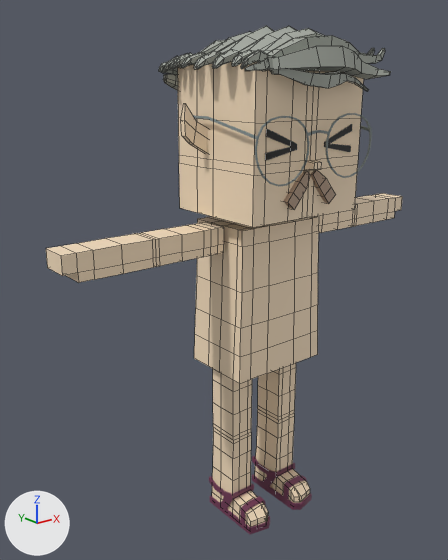
Two versions of the FBX model mustachiorascals/fbx/0027944d-221e-4fa2-9095-bbf32d4f9573.fbx, one commit apart.
Camera for both pictures: a camera (50 mm lens) standing at (-0.0238, -0.0254, 0.0262) and looking at (-0.0018, 0.0021, 0.0152). The axes (+X, +Y, +Z) are drawn at lower left. The lights are the same throughout. Mesh edges are drawn as thin lines on the coarser meshes. Where no turn or scale is listed for an object, it has been applied to the vertices.

Before the edit, the objects in view are built like this:
```python
me_mesh_002 = bpy.data.meshes.new('Mesh.002')
me_mesh_002.from_pydata(...)  # 124 vertices, 120 faces; spans x -0.00385..0.00386, y -0.00334..0.00364, z 0.01806..0.0274
me_mesh_002.materials.append(mat_skin)  # beige #f9e1c1
me_mesh_007 = bpy.data.meshes.new('Mesh.007')
me_mesh_007.from_pydata(...)  # 450 vertices, 458 faces; spans x -0.00279..0.00279, y -0.00187..0.00248, z -0.00014..0.00176
me_mesh_007.materials.append(mat_footwear_black)  # brown #703553
me_mesh_009 = bpy.data.meshes.new('Mesh.009')
me_mesh_009.from_pydata(...)  # 140 vertices, 136 faces; spans x -0.0126..0.0126, y 0.0003..0.002, z 0.0174..0.0189
me_mesh_009.materials.append(mat_skin)  # beige #f9e1c1
ob_f_sandals = bpy.data.objects.new('f_sandals', me_mesh_007)
ob_f_sandals.location = (0.0, 0.0, 0.0)
ob_mustachio_arms = bpy.data.objects.new('mustachio_arms', me_mesh_009)
ob_mustachio_arms.location = (0.0, 0.0, 0.0)
ob_mustachio_head = bpy.data.objects.new('mustachio_head', me_mesh_002)
ob_mustachio_head.location = (0.0, 0.0, 0.0)
# also in view: 'h_sidepart' at (0.0003, 0.0005, 0.0274); 'mustachio_legs' at (0.0, 0.0003, 0.0053); 'mustachio_body' at (0.0, 0.0011, 0.0144); 'ew_round_2' at (0.0, -0.0006, 0.0231); 'eye_6' at (0.0, -0.0028, 0.0235)
```
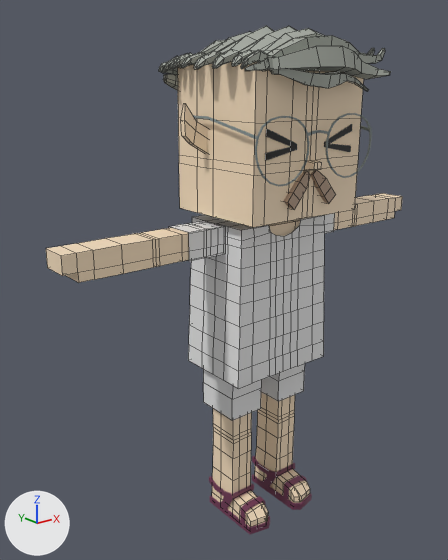
Location of each change, [x1, y1, x2, y2] in pixels of the pictures (448 x 560 px):
'c_shirt_1', added
    after: [188, 215, 325, 388]
'c_shorts', added
    after: [203, 363, 305, 420]
'c_shirt_2', added
    after: [169, 213, 335, 261]
'mustachio_body', unchanged, covered by the edit
    before: [194, 216, 319, 384]
    after: [269, 219, 300, 236]

The change in detail:
Material 'upper_garment_1' (mat_upper_garment_1) is new.
Its base color is (0.8, 0.8, 0.8) (white #e7e7e7).
Material 'lower_garment' (mat_lower_garment) is new.
Its base color is (0.8, 0.8, 0.8) (white #e7e7e7).
Mesh me_mesh_012 is new.
It has 24 vertices, 18 faces and spans x -0.00561..0.00561, y 0.00027..0.00209, z 0.01737..0.01893.
It uses material mat_upper_garment_1 (white #e7e7e7).
Mesh me_mesh_003_1 is new.
It has 32 vertices, 24 faces and spans x -0.003..0.003, y -0.00018..0.00265, z 0.00723..0.01232.
It uses material mat_lower_garment (white #e7e7e7).
Mesh me_mesh_011 is new.
It has 230 vertices, 212 faces and spans x -0.00349..0.00349, y -0.0013..0.00353, z 0.00994..0.01894.
It uses material mat_upper_garment_1 (white #e7e7e7).
Object 'c_shirt_2' (ob_c_shirt_2) is new; it shows me_mesh_012.
Its location is (0.0, 0.0, 0.0).
Object 'c_shorts' (ob_c_shorts) is new; it shows me_mesh_003_1.
Its location is (0.0, 0.0, 0.0).
Object 'c_shirt_1' (ob_c_shirt_1) is new; it shows me_mesh_011.
Its location is (0.0, 0.0, 0.0).
